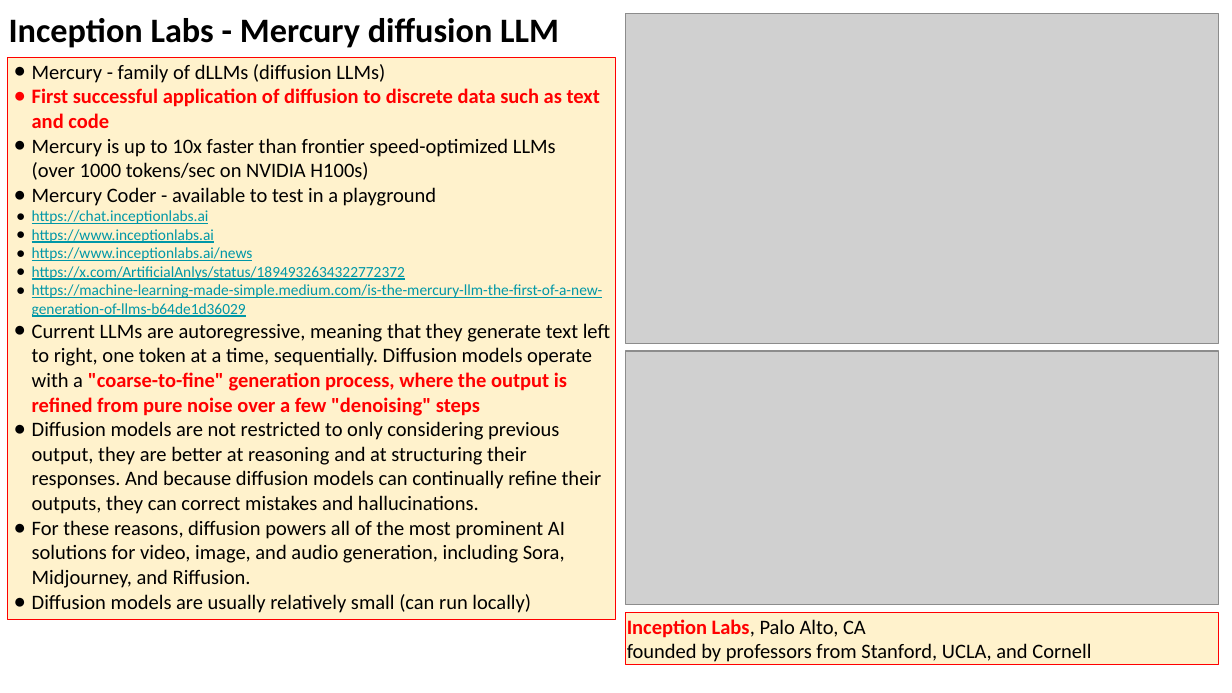
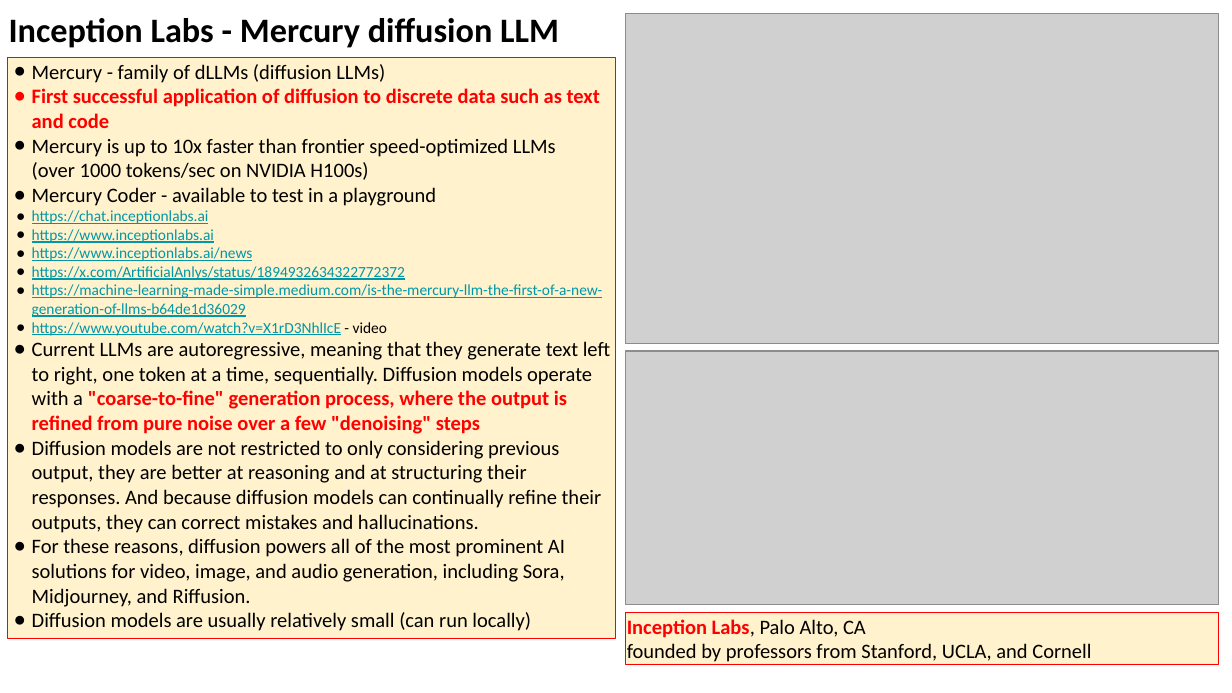
Before and after one commit to lselector/seminar, a slide deck: slide 4 of 2025/2025-03-07-AI-Updates.pptx. Drawn at 1232x693 pixels with LibreOffice and Linux fonts; fonts in the diff are those of the drawing; grey boxes stand for pictures. Boxes give left, top, right and bottom in pixels: in the first picture for what was removed or moved away, otherwise in the second. Text is boxed around its words. In the diff, an @@ line names an element or a change of style, - is before the commit and + after.

```diff
--- a/2025/2025-03-07-AI-Updates.pptx
+++ b/2025/2025-03-07-AI-Updates.pptx
@@ rectangle "Mercury - family of dLLMs ...": place and size @@
-rectangle "Mercury - family of dLLMs ..." at [7, 58, 616, 621]
+rectangle "Mercury - family of dLLMs ..." at [7, 58, 616, 639]
@@ text in rectangle at [32, 322, 387, 336]: paragraph added @@
+● https://www.youtube.com/watch?v=X1rD3NhlIcE - video
```
Also in this commit, not shown: 5 other slides changed, 2 slides added.
